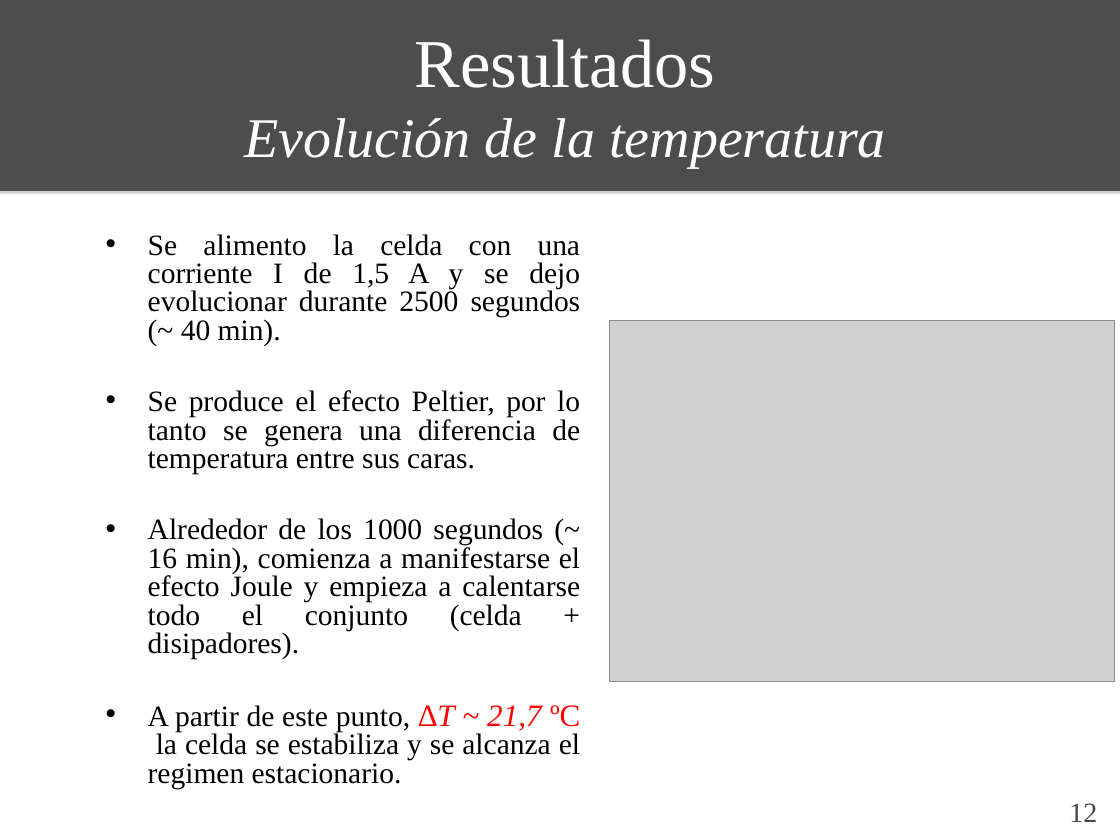
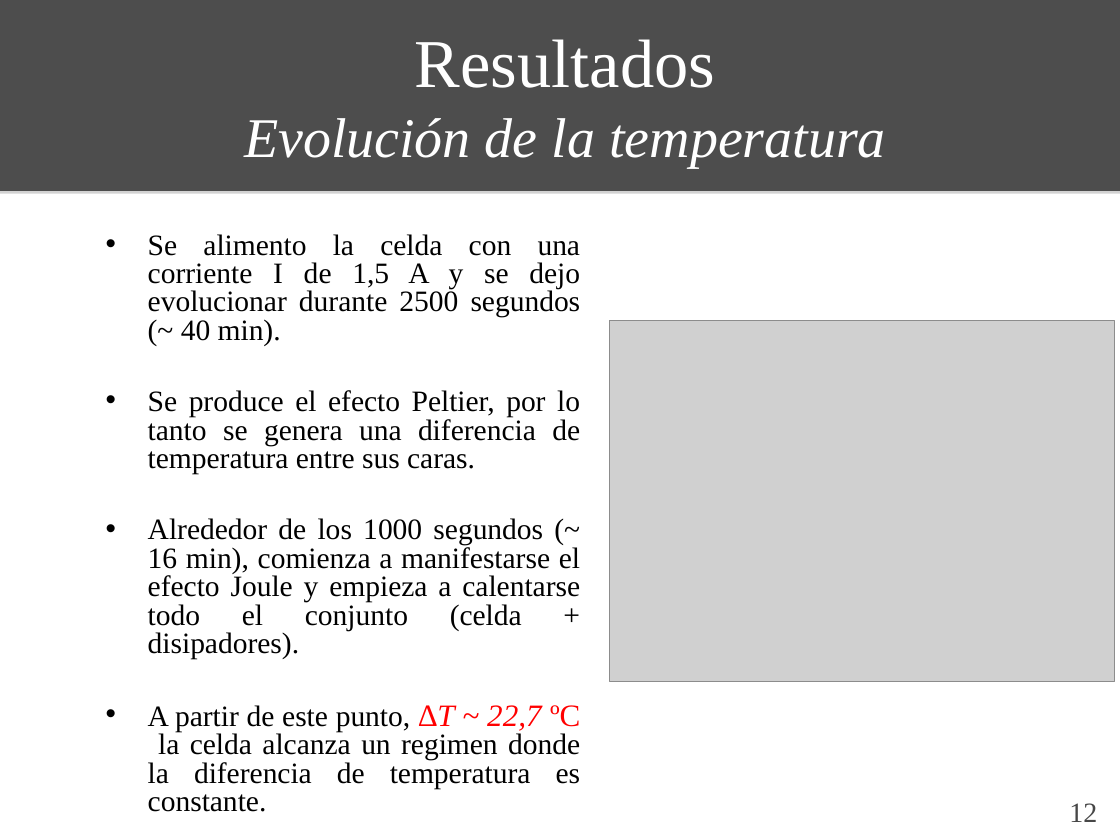
Before and after one commit to ignaciop/laboratorio4, a slide deck: slide 12 of practica_especial/presentacion/presentacion_pe.ppt. Drawn at 1120x840 pixels with LibreOffice and Linux fonts; fonts in the diff are those of the drawing; grey boxes stand for pictures. Boxes give left, top, right and bottom in pixels: in the first picture for what was removed or moved away, otherwise in the second. Text is boxed around its words. In the diff, an @@ line names an element or a change of style, - is before the commit and + after.

```diff
--- a/practica_especial/presentacion/presentacion_pe.ppt
+++ b/practica_especial/presentacion/presentacion_pe.ppt
@@ subtitle at (148,705,581,812): text changed @@
-• A partir de este punto, ∆T ~ 21,7 ºC la celda se estabiliza y se alcanza el regimen estacionario.
+• A partir de este punto, ∆T ~ 22,7 ºC la celda alcanza un regimen donde la diferencia de temperatura es constante.
```
Also in this commit, not shown: 3 other slides changed, 1 slide added, 2 other files.
